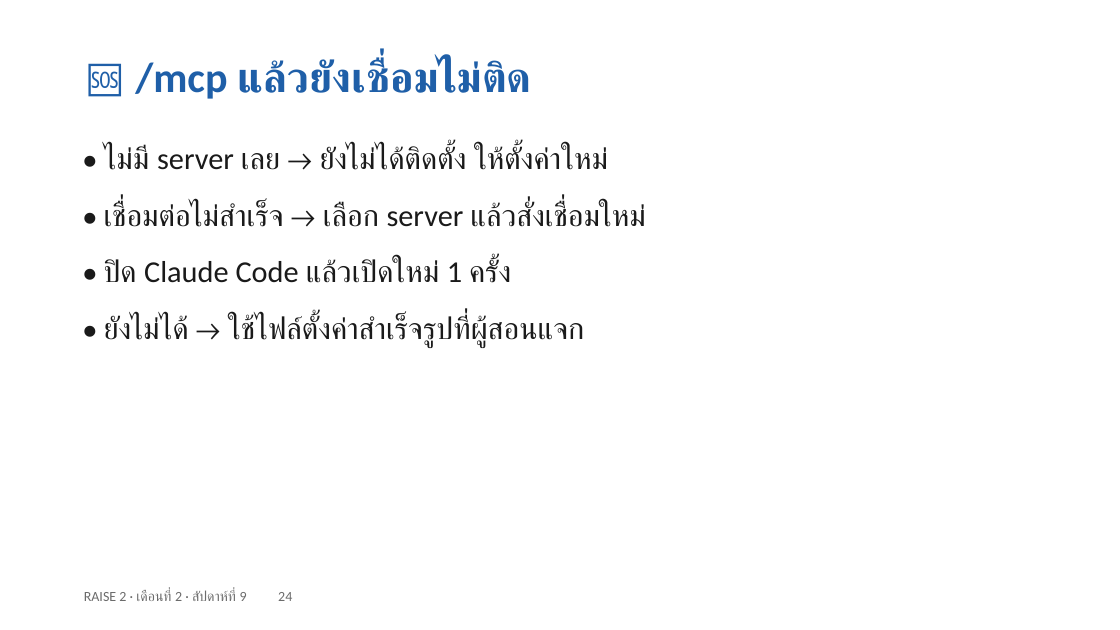
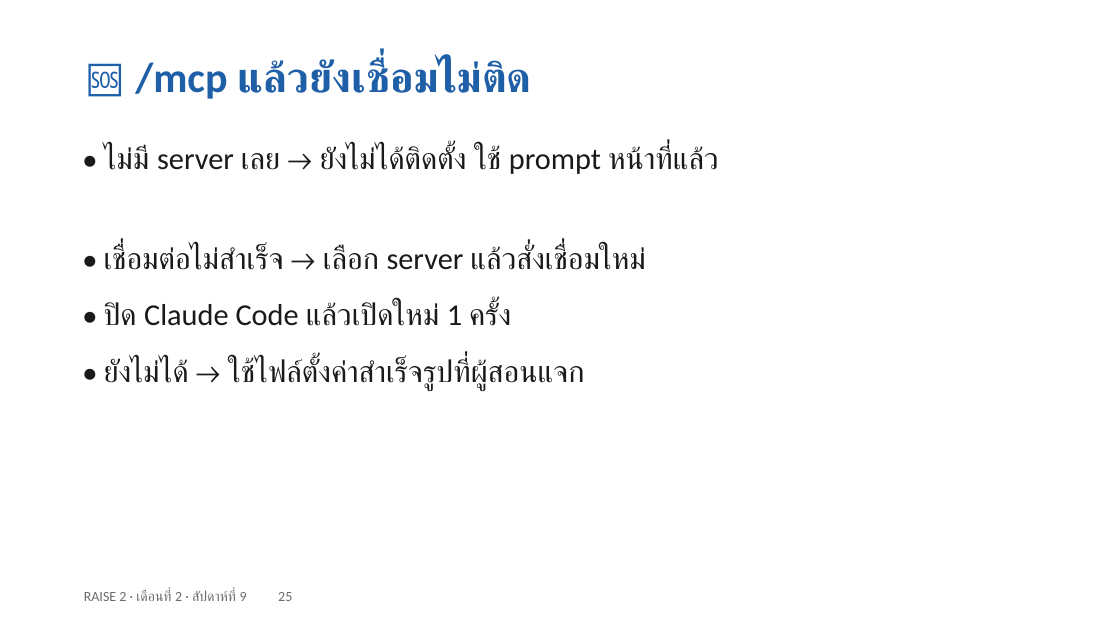
Before and after one commit to cnacha-mfu/raise2-module2, a slide deck: slide 25 of materials/week9/w9-slides.pptx (slide 24 before the commit). Drawn at 1120x630 pixels with LibreOffice and Linux fonts; fonts in the diff are those of the drawing. Boxes give left, top, right and bottom in pixels: in the first picture for what was removed or moved away, otherwise in the second. Text is boxed around its words. In the diff, an @@ line names an element or a change of style, - is before the commit and + after.

```diff
--- a/materials/week9/w9-slides.pptx
+++ b/materials/week9/w9-slides.pptx
@@ text at box(104, 145, 719, 174): text changed @@
-• ไม่มี server เลย → ยังไม่ได้ติดตั้ง ให้ตั้งค่าใหม่
+• ไม่มี server เลย → ยังไม่ได้ติดตั้ง ใช้ prompt หน้าที่แล้ว
@@ 3 texts: place and size @@
-3 texts at box(104, 202, 646, 347)
+3 texts at box(104, 245, 646, 390)
@@ text at box(84, 590, 292, 601): text changed @@
-RAISE 2 · เดือนที่ 2 · สัปดาห์ที่ 9 24
+RAISE 2 · เดือนที่ 2 · สัปดาห์ที่ 9 25
```
Also in this commit, not shown: 55 other slides changed, 1 slide added, 2 slides removed, 8 other files.
